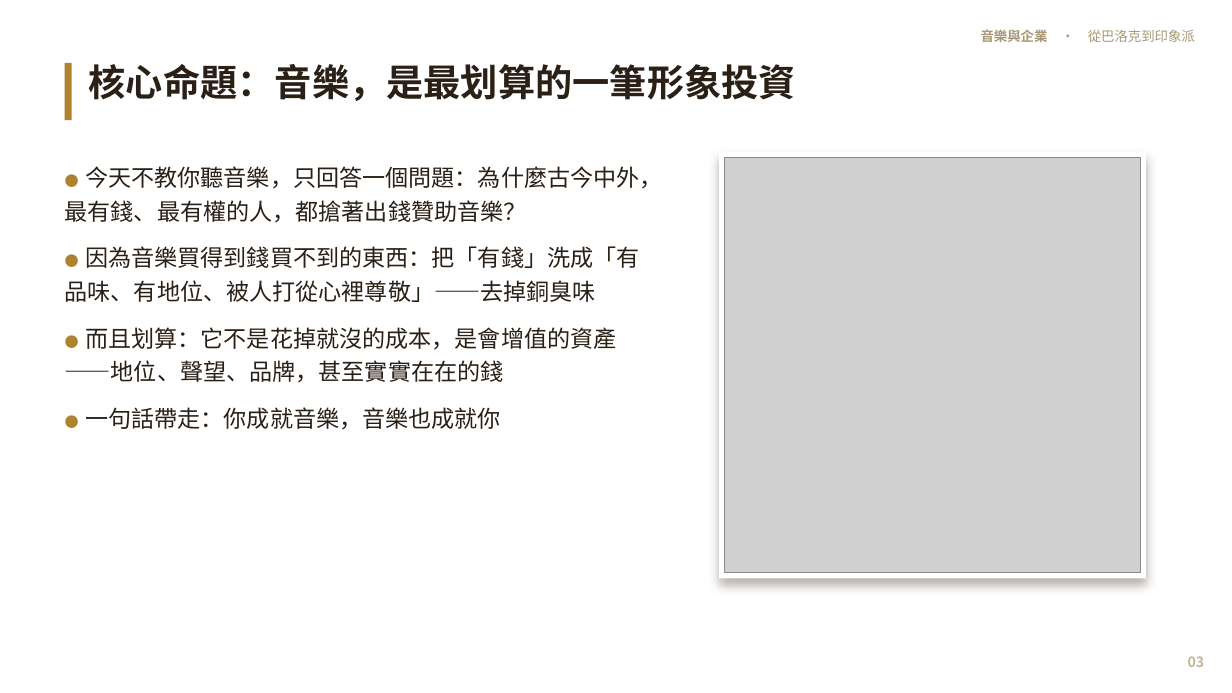
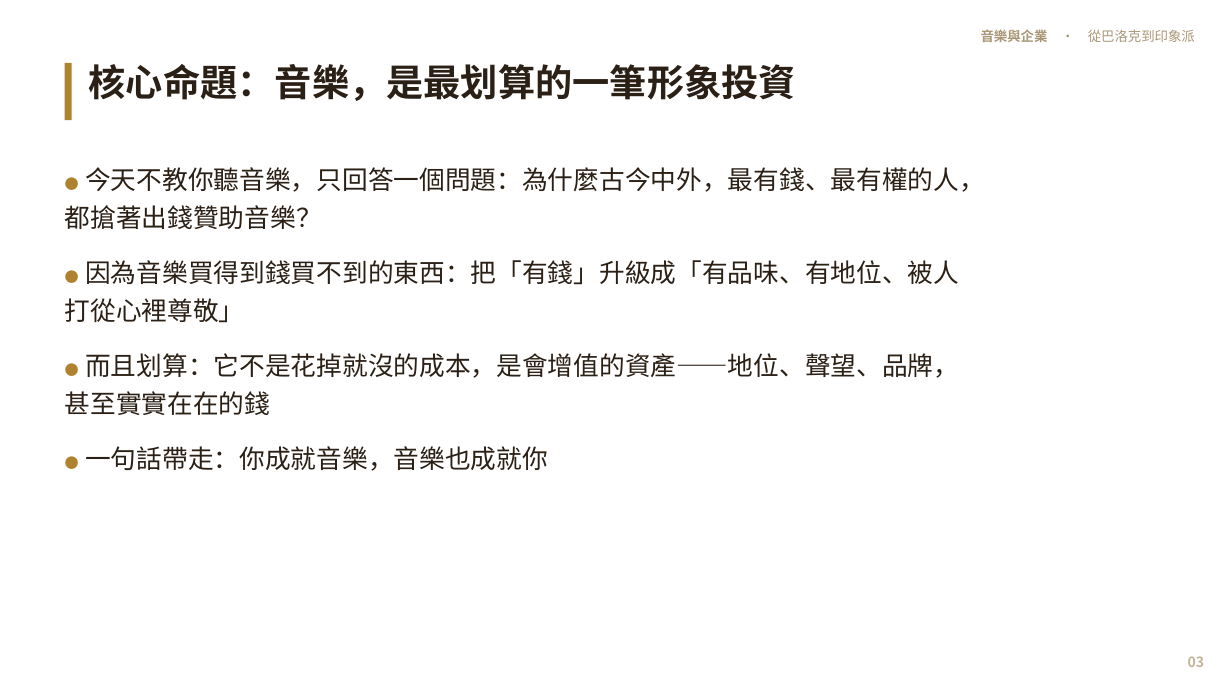
Before and after one commit to kblab2024/music-business-lecture, a slide deck: slide 3 of docs/downloads/音樂與企業-投影片.pptx. Drawn at 1232x693 pixels with LibreOffice and Linux fonts; fonts in the diff are those of the drawing; grey boxes stand for pictures. Boxes give left, top, right and bottom in pixels: in the first picture for what was removed or moved away, otherwise in the second. Text is boxed around its words. In the diff, an @@ line names an element or a change of style, - is before the commit and + after.

```diff
--- a/docs/downloads/音樂與企業-投影片.pptx
+++ b/docs/downloads/音樂與企業-投影片.pptx
@@ text at (65, 167, 985, 471): size 18 to 20 pt in "今天不教你聽音樂，只回答一個問題：為什麼古今中外，最有錢、最有權的人，都搶著出錢贊助音樂？", "而且划算：它不是花掉就沒的成本，是會增值的資產——地位、聲望、品牌，甚至實實在在的錢", "一句話帶走：你成就音樂，音樂也成就你"; more space between paragraphs @@
@@ rectangle removed at (719, 152, 1146, 579) @@
@@ picture removed at (725, 157, 1141, 573) @@
@@ text at (65, 260, 959, 323): text changed; size 18 to 20 pt @@
-● 因為音樂買得到錢買不到的東西：把「有錢」洗成「有品味、有地位、被人打從心裡尊敬」——去掉銅臭味
+● 因為音樂買得到錢買不到的東西：把「有錢」升級成「有品味、有地位、被人打從心裡尊敬」
```
Also in this commit, not shown: 47 other slides changed, 2 slides added, 30 other files.
